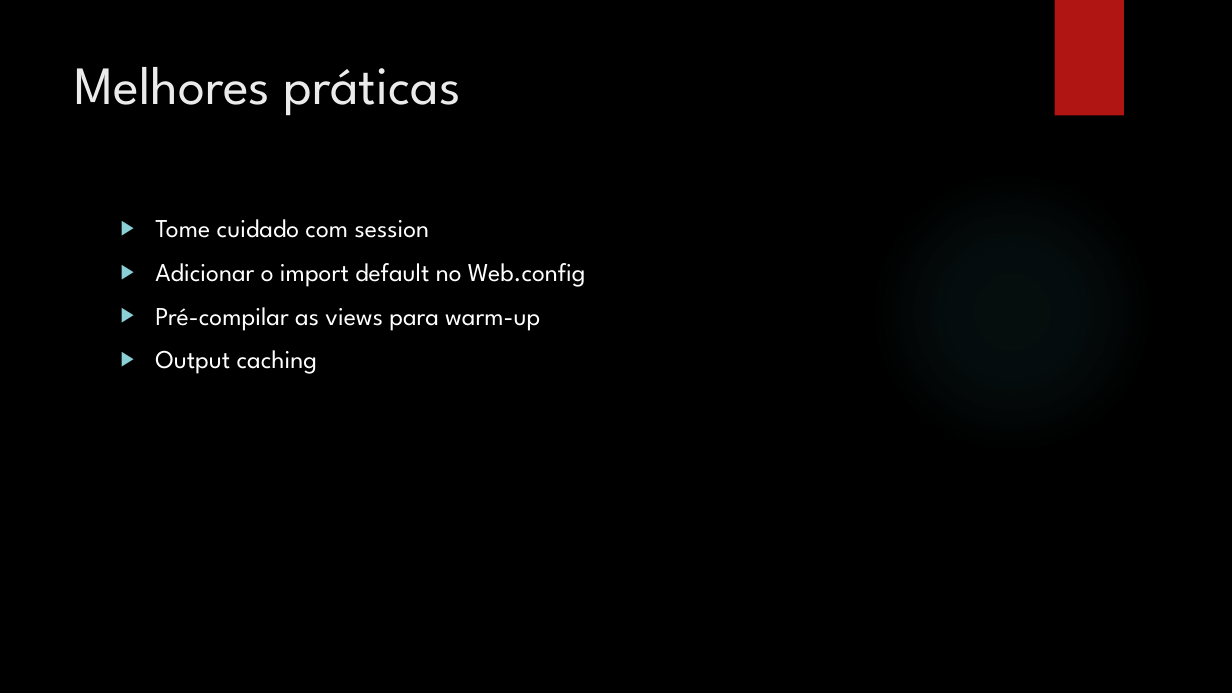
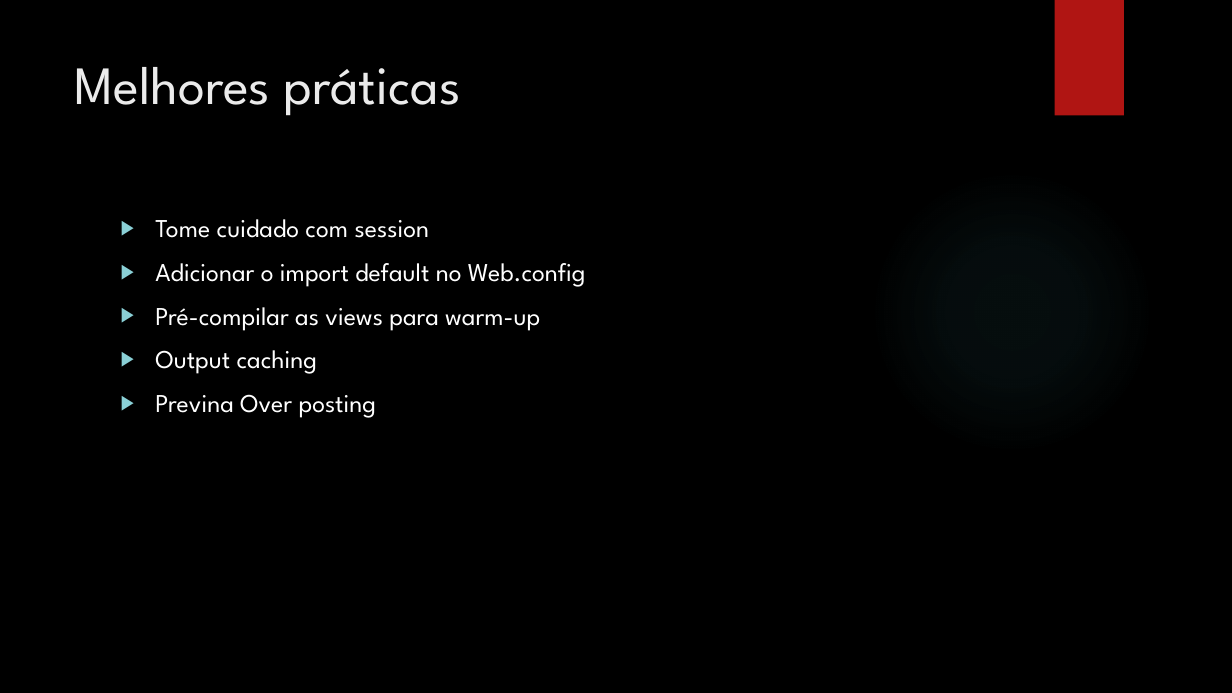
Before and after one commit to leolana/AspnetMvcLab, a slide deck: slide 30 of Presentation/AspNetMvc.pptx (slide 20 before the commit). Drawn at 1232x693 pixels with LibreOffice and Linux fonts; fonts in the diff are those of the drawing; background and template pictures are left out. Boxes give left, top, right and bottom in pixels: in the first picture for what was removed or moved away, otherwise in the second. Text is boxed around its words. In the diff, an @@ line names an element or a change of style, - is before the commit and + after.

```diff
--- a/Presentation/AspNetMvc.pptx
+++ b/Presentation/AspNetMvc.pptx
@@ text at (155, 394, 376, 418): paragraph added @@
+▶ Previna Over posting
```
Also in this commit, not shown: 5 other slides changed, 13 slides added, 3 slides removed.
